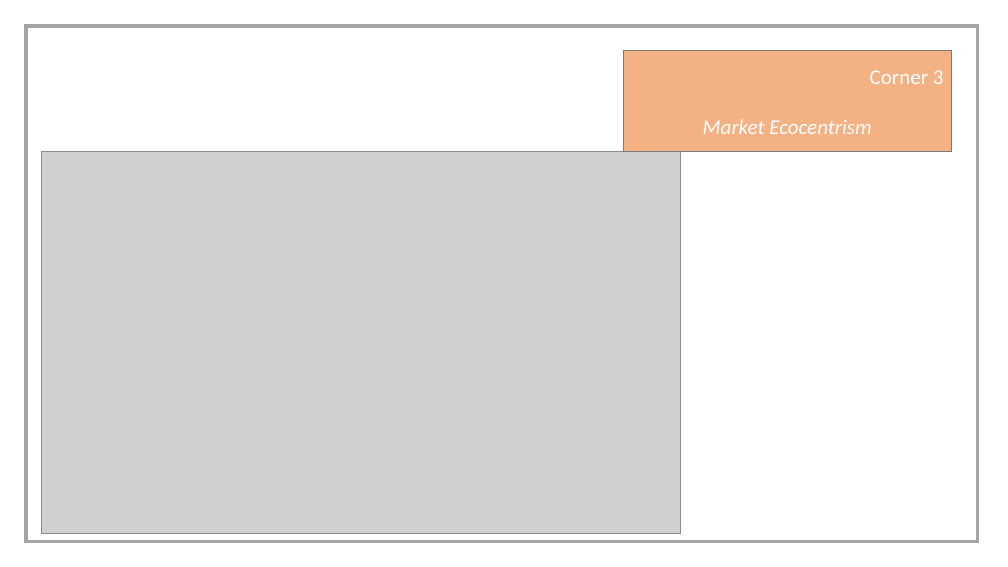
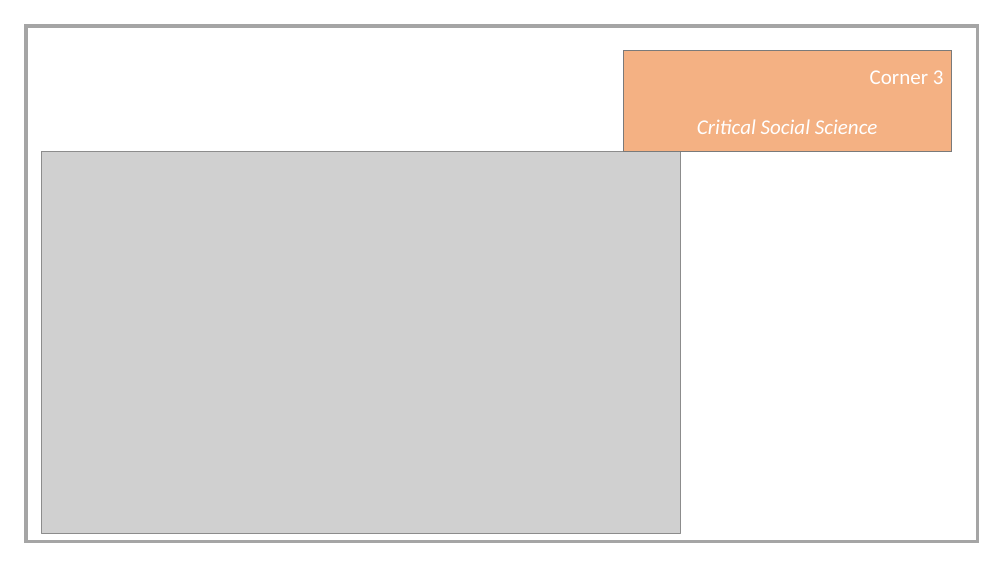
Before and after one commit to unepwcmc/go-fox, a slide deck: slide 10 of public/GOFOX_facilitation_slides.pptx. Drawn at 1008x567 pixels with LibreOffice and Linux fonts; fonts in the diff are those of the drawing; grey boxes stand for pictures. Boxes give left, top, right and bottom in pixels: in the first picture for what was removed or moved away, otherwise in the second. Text is boxed around its words. In the diff, an @@ line names an element or a change of style, - is before the commit and + after.

```diff
--- a/public/GOFOX_facilitation_slides.pptx
+++ b/public/GOFOX_facilitation_slides.pptx
@@ text in rectangle at [697,119,878,134]: text changed @@
-Market Ecocentrism
+Critical Social Science
```
Also in this commit, not shown: 1 other slide changed.
